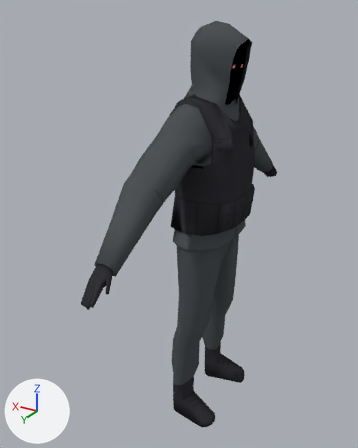
The Blender file SourceAssets/Characters/HiddenHand/Soldier/HiddenHand_Soldier_Base.blend: old version first, new version second.
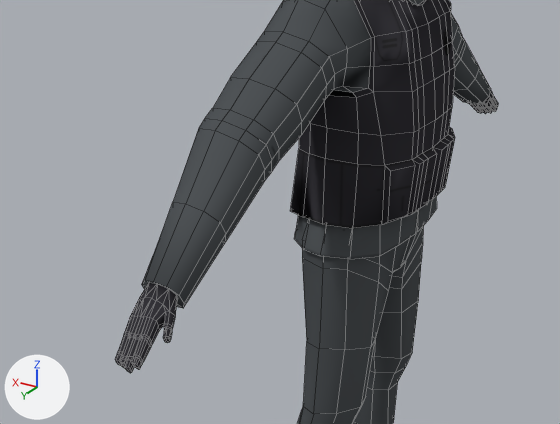
Each version is shown whole from a 50 mm camera at (-1.063, 2.047, 2.048) aimed at (0.125, 0.067, 1.058), then close up on the part from 6% to 86% of the width and 26% to 75% of the height. Lighting does not change. The marker at lower left points along +X, +Y and +Z. The last two pictures show the newer version. The close-ups show mesh edges as thin lines. The same objects are shown in both versions, whatever each file hides.

Before the edit, the objects in view are built like this:
```python
me_cylinder = bpy.data.meshes.new('Cylinder')
me_cylinder.from_pydata(...)  # 1226 vertices, 1236 faces; spans x -0.21..0.15, y -0.92..0.92, z 0.0..2.01
# faces by material slot: [77, 368, 611, 180]
me_cylinder.materials.append(mat_head)  # picture img_hiddenhand_solider1_head
me_cylinder.materials.append(mat_body)  # picture img_hiddenhand_soldier1_body
me_cylinder.materials.append(mat_boots)  # picture img_handboots
me_cylinder.materials.append(mat_material_001)  # picture img_hiddenhand_bodyarmor
ob_mesh = bpy.data.objects.new('Mesh', me_cylinder)
ob_mesh.location = (0.0, 0.0, 0.0)
```
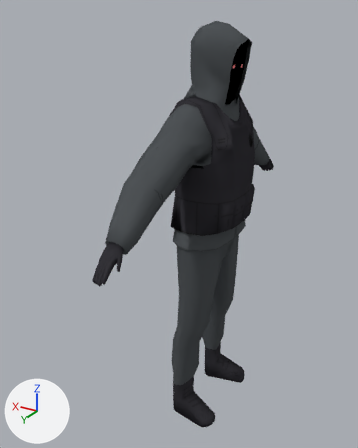
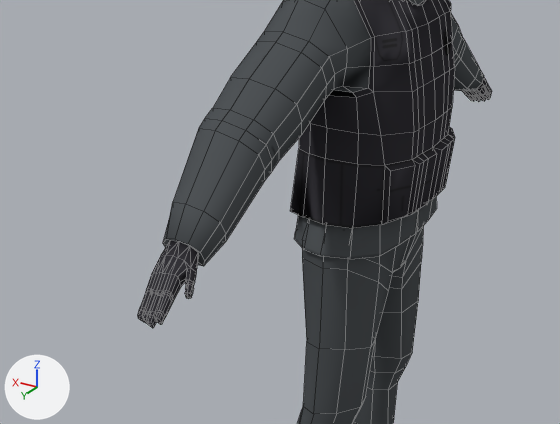
Boxes [x1, y1, x2, y2] around the edits, measured in the close-ups (560 x 424 px; the box of a moved part takes in the faces that stretch with it):
'Mesh', reshaped: before [115, 0, 498, 424]; after [138, 0, 492, 424]
part 1 of me_cylinder, moved or reshaped: before [115, 202, 226, 373]; after [138, 202, 226, 328]
part 2 of me_cylinder, moved or reshaped: before [453, 68, 498, 114]; after [456, 68, 492, 102]

The change, as a diff of the scene's bpy script:
```diff
--- a/SourceAssets/Characters/HiddenHand/Soldier/HiddenHand_Soldier_Base.blend.py
+++ b/SourceAssets/Characters/HiddenHand/Soldier/HiddenHand_Soldier_Base.blend.py
@@ me_cylinder @@
 # used by ob_mesh; location = (0.0, 0.0, 0.0)
-me_cylinder.from_pydata(...)  # 1226 vertices, 1236 faces; spans x -0.21..0.15, y -0.92..0.92, z 0.0..2.01
+me_cylinder.from_pydata(...)  # 1226 vertices, 1236 faces; spans x -0.21..0.15, y -0.85..0.85, z 0.0..2.01
+# me_cylinder part 1: all 306 vertices in x -0.05..0.06, y 0.77..0.92, z 1.06..1.2 are moved by (0.0, -0.07, 0.06)
+# me_cylinder part 2: all 241 vertices in x -0.05..0.06, y -0.92..-0.77, z 1.06..1.2 are moved by (0.0, 0.07, 0.06)
 me_cylinder.materials.append(mat_head)
```
